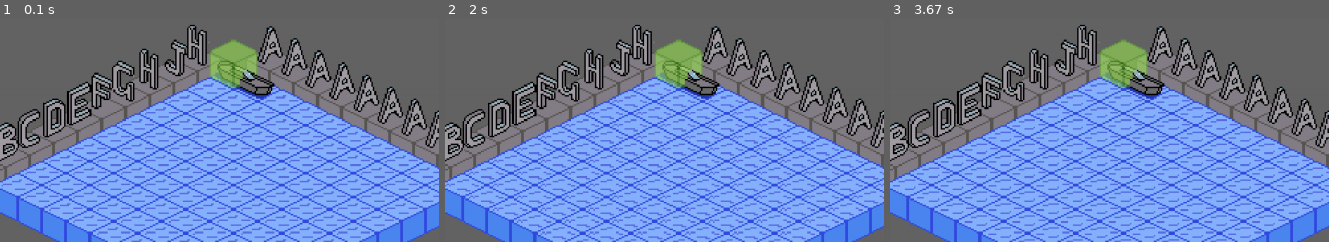
Above: before the commit, frames 1-3 (left to right).
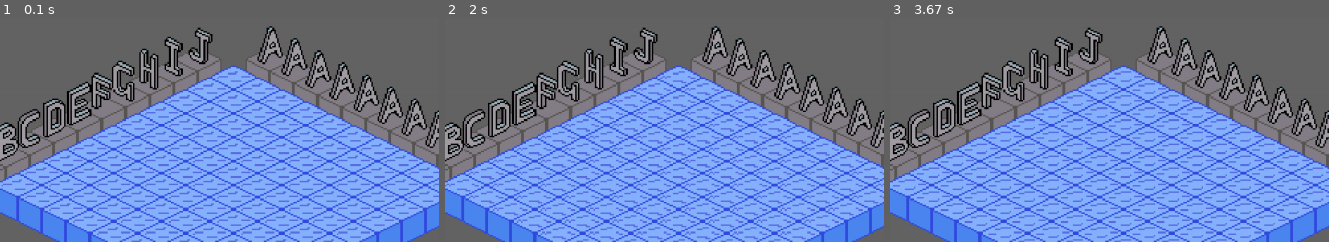
Above: after the commit, the same moments.

Repository: Drippdrub/12SDD-Game-Dev--Battleships-
Game: pygame game, started from barebones.py
Same seed, same stepped clock (60 frames per second), same inputs: the game is played once before the commit and once after it.
Inputs (mouse positions are % of the whole screen's width and height, from its top left):
- Up to frame 1 (0.1 s): no input
- Up to frame 2 (2 s): no input
- Up to frame 3 (3.67 s): click (90, 91) at 3.38 s
The pictures show only the part of the screen within x 41-91%, y 0-50%; the shares and areas given below are measured in that part.

The runs differ from the first frame. In frame 1, 3.5% of the frame differs, in the area x 37-63%, y 3-37%; in frame 2, 3.5%; in frame 3, 3.5%.

Commit message:
ghghghgh

Diff:
--- a/barebones.py
+++ b/barebones.py
@@ -15,6 +15,9 @@
 P2Grid = pygame.Surface((500, 500))
 
 clock = pygame.time.Clock()
+
+denyClick_sfx1 = pygame.mixer.Sound("sounds/SFX/DenyClick.wav")
+denyClick_sfx1.set_volume(0.75)
 
 confirmFleet_img = pygame.image.load("images/button_confirmfleet.png").convert_alpha()
 confirmFleet_hover = pygame.image.load("images/button_confirmfleet_hover.png").convert_alpha()
@@ -197,9 +200,9 @@
 
     if game_screen == "options":
         switch("boat placing")
-        selected_boat = 0
-        cur_boat_len = 2
-        selected_cell = pygame.Vector2(0,0)
+        selected_boat = 5
+        cur_boat_len = 0
+        selected_cell = pygame.Vector2(10,10)
         mov_cd = 0
 
     elif game_screen == "boat placing":
@@ -228,8 +231,8 @@
                         pass
             x = 0
             tiles: dict = {0: "blank",
-                           1: tile_H,
-                           2: tile_J,
+                           1: tile_J,
+                           2: tile_I,
                            3: tile_H,
                            4: tile_G,
                            5: tile_F,
@@ -555,7 +558,7 @@
             if StoredBoats == [0, 0, 0, 0, 0]:
                 switch("game")
             else:
-                pass
+                pygame.mixer.Sound.play(denyClick_sfx1)
 
     elif game_screen == "game":
         hud.fill((0, 0, 0, 0))
Not shown, added: sounds/SFX/DenyClick.wav
